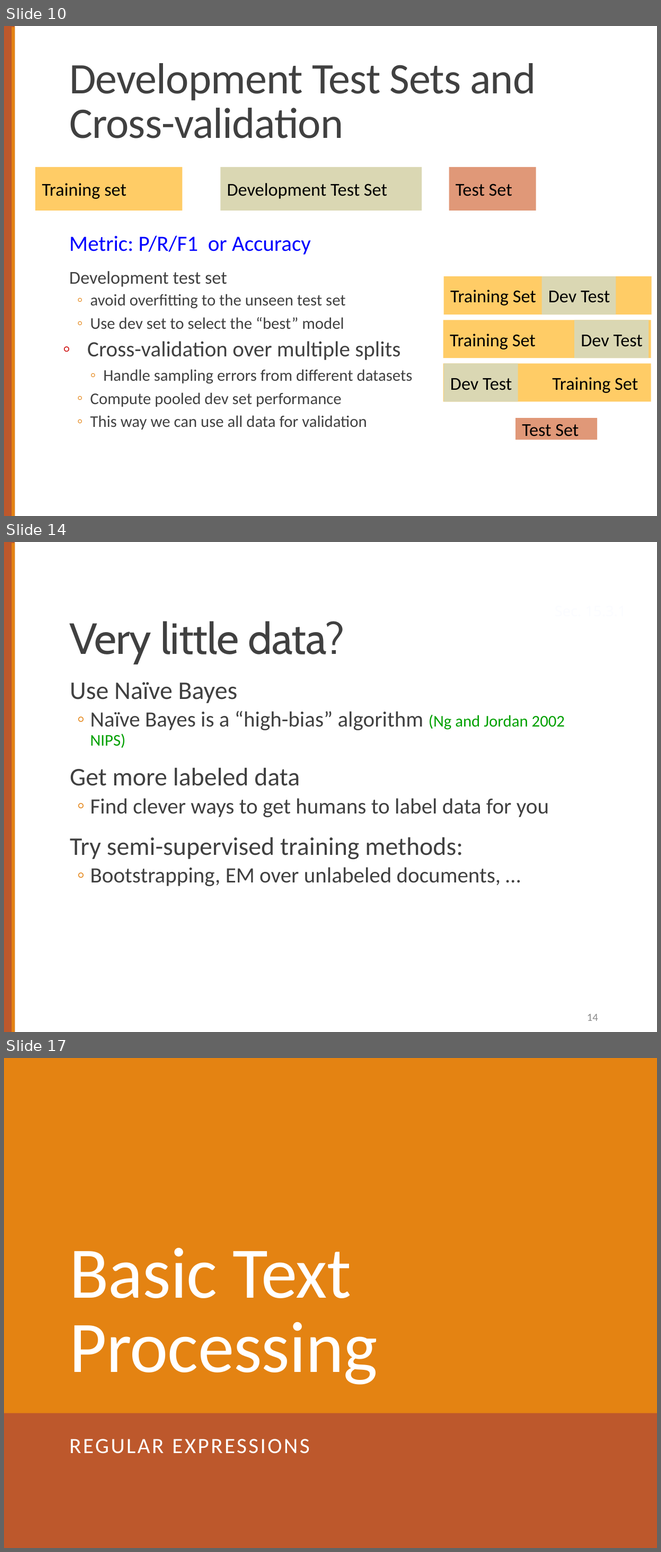
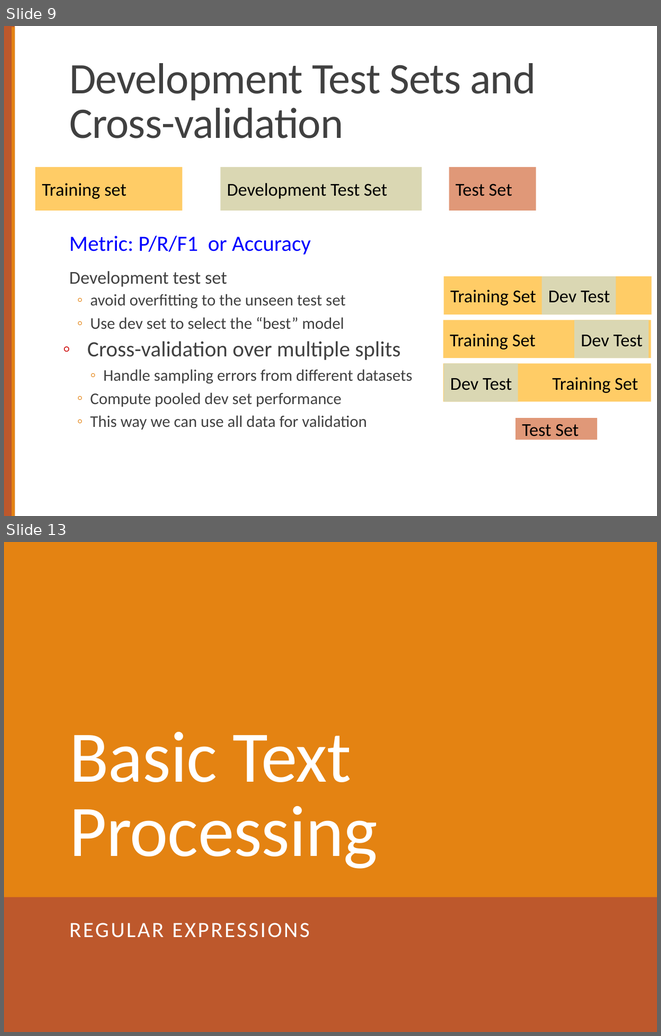
Before and after one commit to computational-linguistics-class/computational-linguistics-class.github.io, a slide deck: slides/02-text-processing.pptx. Shown one above the other, each under a label of ours: slides 10, 14 and 17 before the commit, slides 9 and 13 after it; the slides between them are not shown. The pictures are 661x1552 and 661x1036 pixels, drawn with LibreOffice and Linux fonts; fonts in the diff are those of the drawing. Boxes give left, top, right and bottom in pixels: in the first picture for what was removed or moved away, otherwise in the second. Text is boxed around its words. In the diff, an @@ line names an element or a change of style, - is before the commit and + after.

```diff
--- a/slides/02-text-processing.pptx
+++ b/slides/02-text-processing.pptx
@@ slide 14 removed at box(4, 542, 657, 1032), background #FFFFFF; not listed: 2 template elements that a slide beside it also shows @@
@@ title removed at box(69, 621, 345, 663) @@
-Very little data?
@@ text removed at box(70, 682, 565, 886) @@
-  Use Naïve Bayes
-  ◦ Naïve Bayes is a “high-bias” algorithm (Ng and Jordan 2002 NIPS)
-  Get more labeled data
-  ◦ Find clever ways to get humans to label data for you
-  Try semi-supervised training methods:
-  ◦ Bootstrapping, EM over unlabeled documents, …
@@ page number removed at box(587, 1014, 598, 1021) @@
-14
@@ what was slide 10 is now slide 9 @@
@@ what was slide 17 is now slide 13 @@
```
Also in this commit, not shown: 9 slides changed, 3 slides added, 6 other slides removed, 1 other file.
